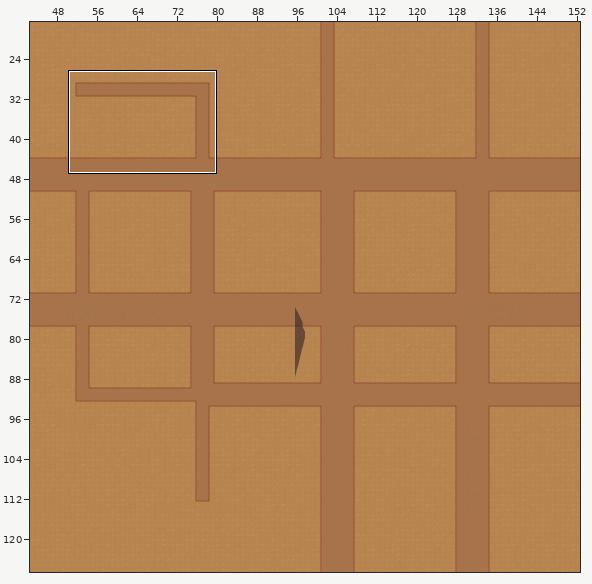
An edit to a level. Tiled map, Assets/tileFiles/AstralaProper.tmx. Above: a wide view before the commit, with the close-up outlined.
Close-up. Before the edit:
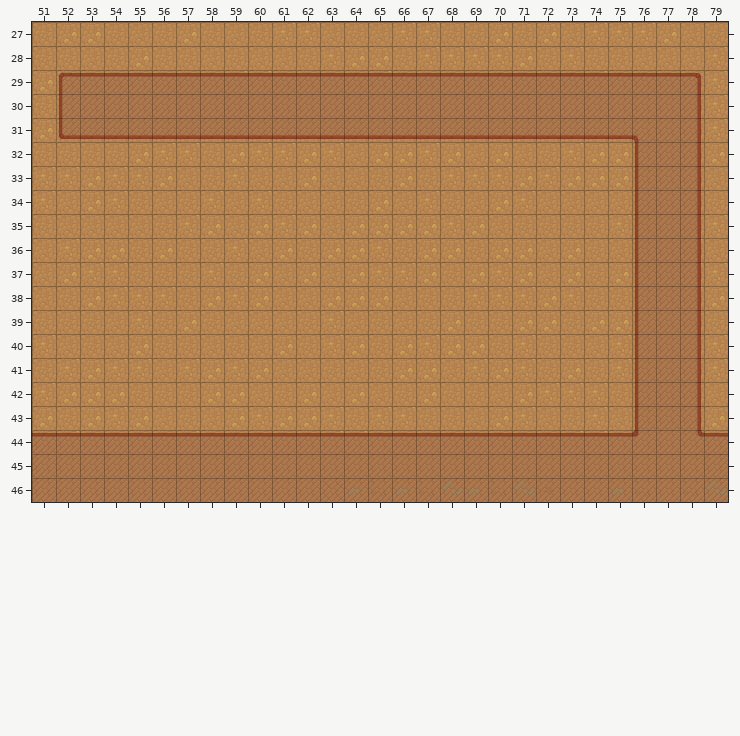
Cells are 64x64 px. Shown: x 51..79, y 27..46. The commit also changed other parts of the map, which this record leaves out.
Once edited:
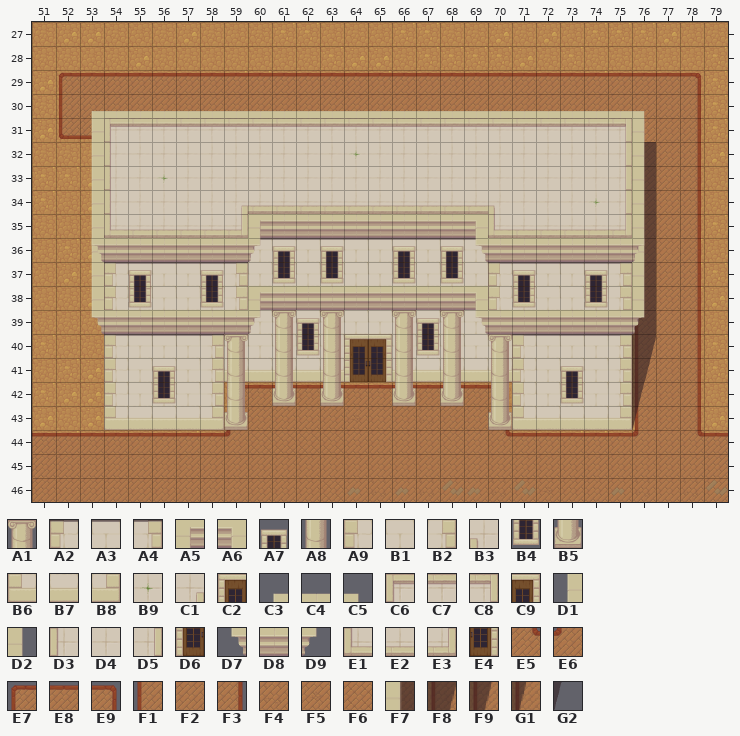
Key: from "BankExtTiles": A1 0, A2 1, A3 2, A4 3, A5 4, A6 5, A7 6, A8 7, A9 8, B1 9, B2 10, B3 12, B4 13, B5 14, B6 15, B7 16, B8 17, B9 18, C1 19, C2 20, C3 21, C4 22, C5 23, C6 24, C7 25, C8 26, C9 27, D1 28, D2 30, D3 31, D4 32, D5 33, D6 34, D7 35, D8 36, D9 37, E1 38, E2 39, E3 40, E4 41; from "RoadTiles": E5 4, E6 5, E7 6, E8 7, E9 8, F1 9, F2 10, F3 11, F4 15, F5 16, F6 17; from "buildingDropShadows": F7 2, F8 3, F9 4, G1 6, G2 7.
__ is an empty cell.
Tiles replaced or removed in this view: E8.
Tiles of an added or newly shown layer are drawn over the layers below it.
See-through tiles are keyed as they look on the map.
The author wrote: Added Buildings to the Tiled version of astrala proper, plus shadows.
The edit:
Changed rows in their new state; .. is an unchanged cell.
Layer "roads":
first column x 59:
42 E7 E8 E8 E8 E8 E8 E8 E8 E8 E8 E8 E9
43 F1 F2 F2 F2 F2 F5 F2 F2 F4 F2 F2 F3
44 E6 F6 F6 F6 F6 F2 F2 F2 F2 F6 F2 E5
Layer "buildings" (added):
first column x 54:
39 .. .. .. .. .. .. B1 B1 B1 B1 B1 B1 B1 B1 B1 B1 .. .. .. .. .. ..
40 A2 A3 A3 A3 A4 B1 B1 B1 B1 B1 .. .. B1 B1 B1 B1 B1 A2 A3 A3 A3 A4
41 A9 B1 B1 B1 B2 B7 B7 B7 B7 B7 .. .. B7 B7 B7 B7 B7 A9 B1 B1 B1 B2
42 A9 B1 B1 B1 B2 .. .. .. .. .. .. .. .. .. .. .. .. A9 B1 B1 B1 B2
43 B6 B7 B7 B7 B8 .. .. .. .. .. .. .. .. .. .. .. .. B6 B7 B7 B7 B8
Layer "buildings2" (added):
first column x 56:
39 .. .. .. .. .. A1 A7 A1 .. .. A1 A7 A1 .. .. .. .. ..
40 .. .. .. A1 .. A8 B4 A8 C2 C9 A8 B4 A8 .. A1 .. .. ..
41 A7 .. .. A8 .. A8 .. A8 D6 E4 A8 .. A8 .. A8 .. .. A7
42 B4 .. .. A8 .. B5 .. B5 .. .. B5 .. B5 .. A8 .. .. B4
43 .. .. .. B5 .. .. .. .. .. .. .. .. .. .. B5 .. .. ..
Layer "roofs" (added):
first column x 53:
30 C3 C4 C4 C4 C4 C4 C4 C4 C4 C4 C4 C4 C4 C4 C4 C4 C4 C4 C4 C4 C4 C4 C4 C5
31 D1 C6 C7 C7 C7 C7 C7 C7 C7 C7 C7 C7 C7 C7 C7 C7 C7 C7 C7 C7 C7 C7 C8 D2
32 D1 D3 D4 D4 D4 D4 D4 D4 D4 D4 D4 B9 D4 D4 D4 D4 D4 D4 D4 D4 D4 D4 D5 D2
33 D1 D3 D4 B9 D4 D4 D4 D4 D4 D4 D4 D4 D4 D4 D4 D4 D4 D4 D4 D4 D4 D4 D5 D2
34 D1 D3 D4 D4 D4 D4 C1 E2 E2 E2 E2 E2 E2 E2 E2 E2 E2 B3 D4 D4 D4 B9 D5 D2
35 D1 E1 E2 E2 E2 E2 E3 A5 D8 D8 D8 D8 D8 D8 D8 D8 A6 E1 E2 E2 E2 E2 E3 D2
36 D1 D8 D8 D8 D8 D8 D8 A3 A3 A3 A3 A3 A3 A3 A3 A3 A3 D8 D8 D8 D8 D8 D8 D2
37 D1 A2 A3 A3 A3 A3 A4 B1 B1 B1 B1 B1 B1 B1 B1 B1 B1 A2 A3 A3 A3 A3 A4 D2
38 D1 A9 B1 B1 B1 B1 B2 A5 D8 D8 D8 D8 D8 D8 D8 D8 A6 A9 B1 B1 B1 B1 B2 D2
39 D7 D8 D8 D8 D8 D8 D8 D9 .. .. .. .. .. .. .. .. D7 D8 D8 D8 D8 D8 D8 D9
Layer "shadows":
first column x 76:
32 F7
33 F7
34 F7
35 F7
36 F7
37 F7
38 F7
39 F7
40 F8
41 F9
42 G1
43 G2
Layer "roofs2" (added):
first column x 53:
31 .. .. .. .. .. .. .. .. .. .. .. .. .. .. .. .. .. .. .. .. .. .. .. D2
32 .. .. .. .. .. .. .. .. .. .. .. .. .. .. .. .. .. .. .. .. .. .. .. D2
33 .. .. .. .. .. .. .. .. .. .. .. .. .. .. .. .. .. .. .. .. .. .. .. D2
34 .. .. .. .. .. .. .. .. .. .. .. .. .. .. .. .. .. .. .. .. .. .. .. D2
35 .. .. .. .. .. .. .. .. .. .. .. .. .. .. .. .. .. .. .. .. .. .. .. D2
36 D7 .. .. .. .. .. .. D9 A7 .. A7 .. .. A7 .. A7 D7 .. .. .. .. .. .. D2
37 .. .. A7 .. .. A7 .. .. B4 .. B4 .. .. B4 .. B4 .. .. A7 .. .. A7 .. D2
38 .. .. B4 .. .. B4 .. .. .. .. .. .. .. .. .. .. .. .. B4 .. .. B4 .. D2
39 .. .. .. .. .. .. .. .. .. .. .. .. .. .. .. .. .. .. .. .. .. .. .. D9
Layer "roofs3" (added):
first column x 76:
36 D9
Pixel boxes of the changes (left, top, right, bottom) in both close-ups:
changed: (91, 111, 656, 450)
